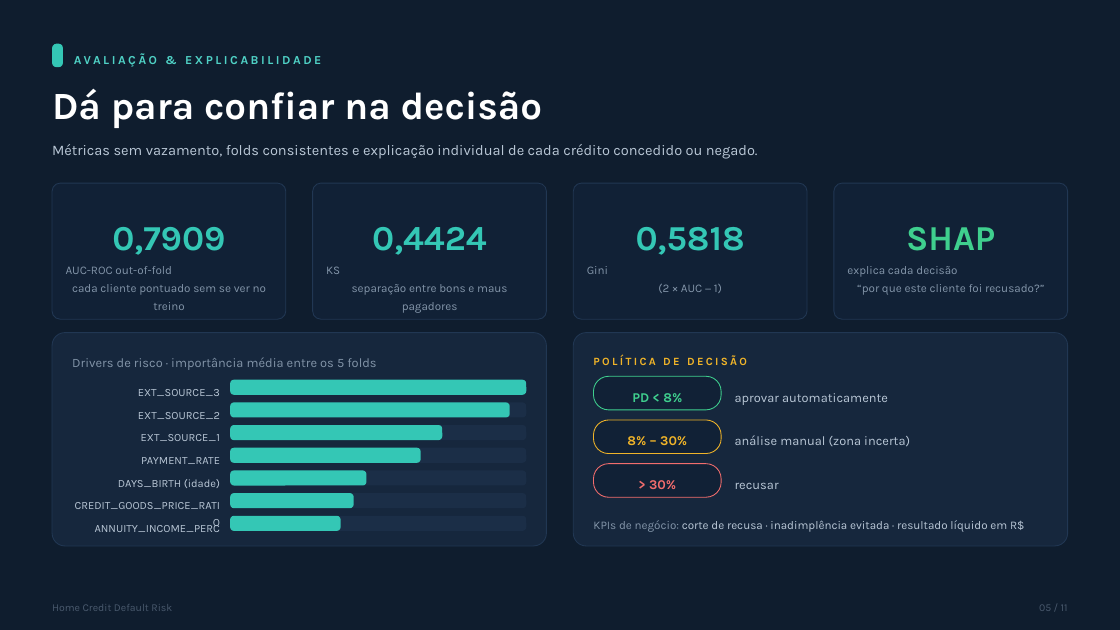
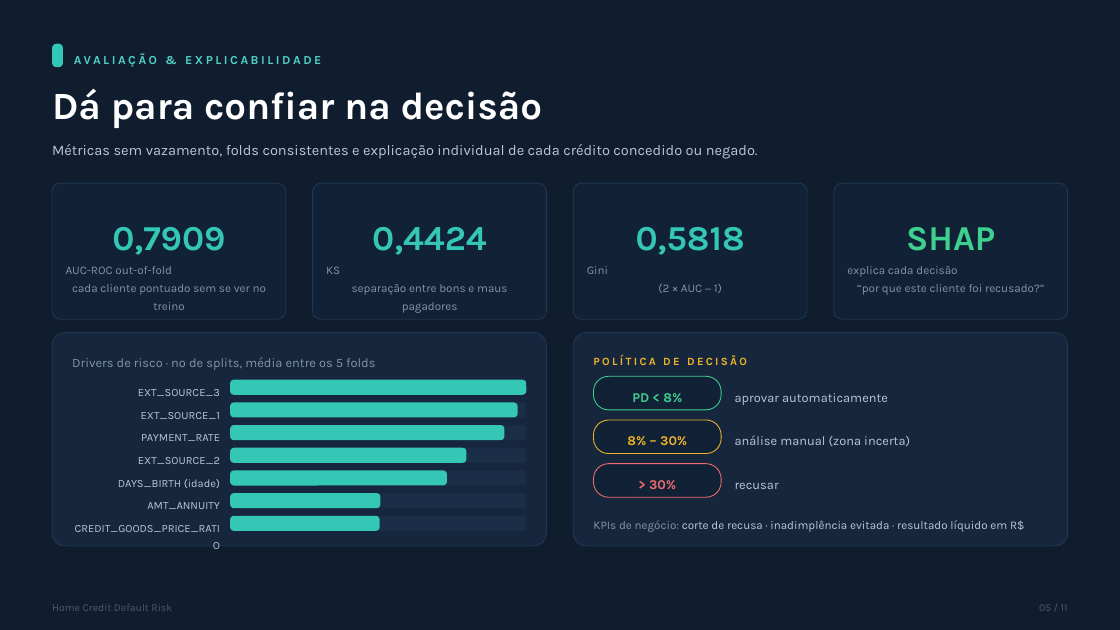
Before and after one commit to thiagobhte/CreditRisk, a slide deck: slide 5 of Apresentacao_Credit_Risk_v2.pptx. Drawn at 1120x630 pixels with LibreOffice and Linux fonts; fonts in the diff are those of the drawing. Boxes give left, top, right and bottom in pixels: in the first picture for what was removed or moved away, otherwise in the second. Text is boxed around its words. In the diff, an @@ line names an element or a change of style, - is before the commit and + after.

```diff
--- a/Apresentacao_Credit_Risk_v2.pptx
+++ b/Apresentacao_Credit_Risk_v2.pptx
@@ text at box(72, 357, 375, 370): text changed @@
-Drivers de risco · importância média entre os 5 folds
+Drivers de risco · nº de splits, média entre os 5 folds
@@ text at box(141, 412, 220, 419): text changed @@
-EXT_SOURCE_2
+EXT_SOURCE_1
@@ rounded rectangle: place and size @@
-rounded rectangle at box(230, 402, 510, 418)
+rounded rectangle at box(230, 402, 518, 418)
@@ text "PAYMENT_RATE": place and size @@
-text "PAYMENT_RATE" at box(141, 457, 220, 464)
+text "PAYMENT_RATE" at box(141, 434, 220, 441)
@@ rounded rectangle: place and size @@
-rounded rectangle at box(230, 448, 421, 463)
+rounded rectangle at box(230, 448, 466, 463)
@@ rounded rectangle: place and size @@
-rounded rectangle at box(230, 425, 442, 440)
+rounded rectangle at box(230, 425, 505, 440)
@@ text at box(138, 457, 220, 464): text changed @@
-EXT_SOURCE_1
+EXT_SOURCE_2
@@ rounded rectangle: place and size @@
-rounded rectangle at box(230, 471, 366, 486)
+rounded rectangle at box(230, 471, 447, 486)
@@ text at box(147, 502, 220, 509): text changed @@
-ANNUITY_INCOME_PERC
+AMT_ANNUITY
@@ rounded rectangle: place and size @@
-rounded rectangle at box(230, 493, 354, 508)
+rounded rectangle at box(230, 493, 381, 508)
@@ text "CREDIT_GOODS_PRICE_RATIO": place and size @@
-text "CREDIT_GOODS_PRICE_RATIO" at box(75, 502, 220, 509)
+text "CREDIT_GOODS_PRICE_RATIO" at box(75, 525, 220, 532)
@@ rounded rectangle: place and size @@
-rounded rectangle at box(230, 516, 341, 531)
+rounded rectangle at box(230, 516, 380, 531)
```
Also in this commit, not shown: 2 other files.
